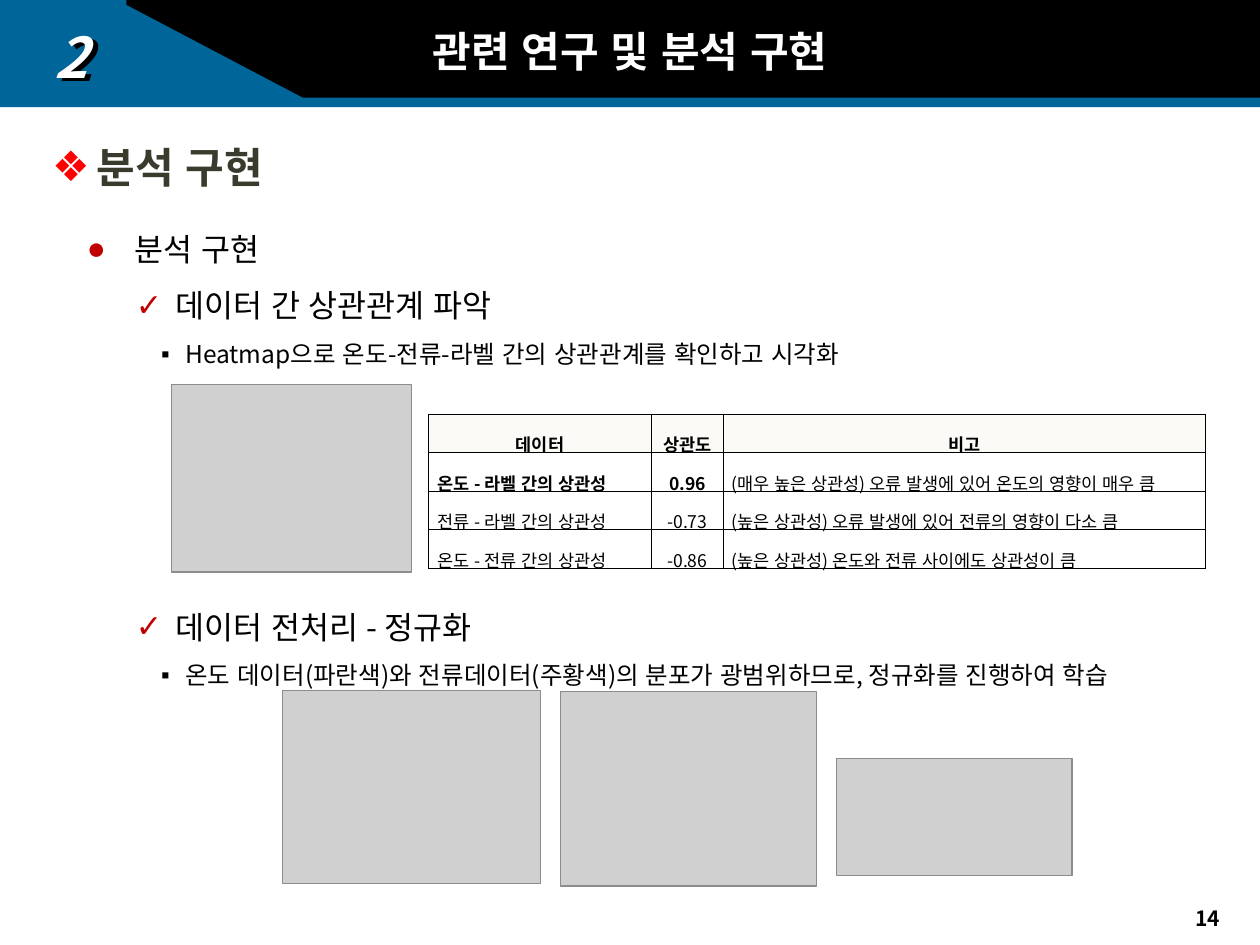
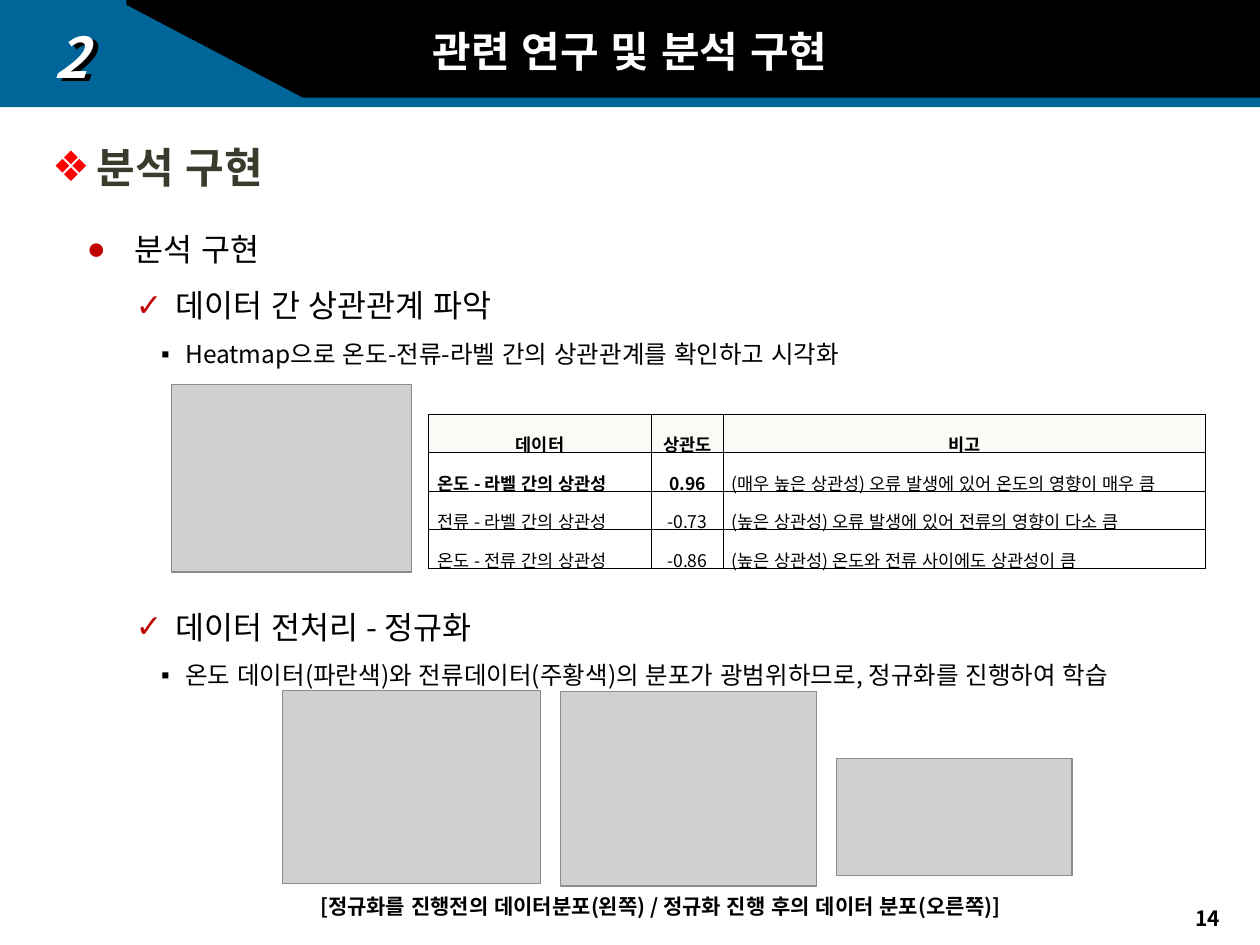
Before and after one commit to sakura09040904/Portfolio, a slide deck: slide 14 of 1. 1학년1학기/2. 머신러닝/과제/2-2. 공정데이터를 활용한 설비 오류 발생 예측 시스템_발표자료.pptx. Drawn at 1260x945 pixels with LibreOffice and Linux fonts; fonts in the diff are those of the drawing; grey boxes stand for pictures; background and template pictures are left out. Boxes give left, top, right and bottom in pixels: in the first picture for what was removed or moved away, otherwise in the second. Text is boxed around its words. In the diff, an @@ line names an element or a change of style, - is before the commit and + after.

```diff
--- a/1. 1학년1학기/2. 머신러닝/과제/2-2. 공정데이터를 활용한 설비 오류 발생 예측 시스템_발표자료.pptx
+++ b/1. 1학년1학기/2. 머신러닝/과제/2-2. 공정데이터를 활용한 설비 오류 발생 예측 시스템_발표자료.pptx
@@ text added at (x1=320, y1=896, x2=1001, y2=918), 12 pt, text #000000, bold @@
+[정규화를 진행전의 데이터분포(왼쪽) / 정규화 진행 후의 데이터 분포(오른쪽)]
```
Also in this commit, not shown: 1 other slide changed, 2 slides added, 7 other files.
